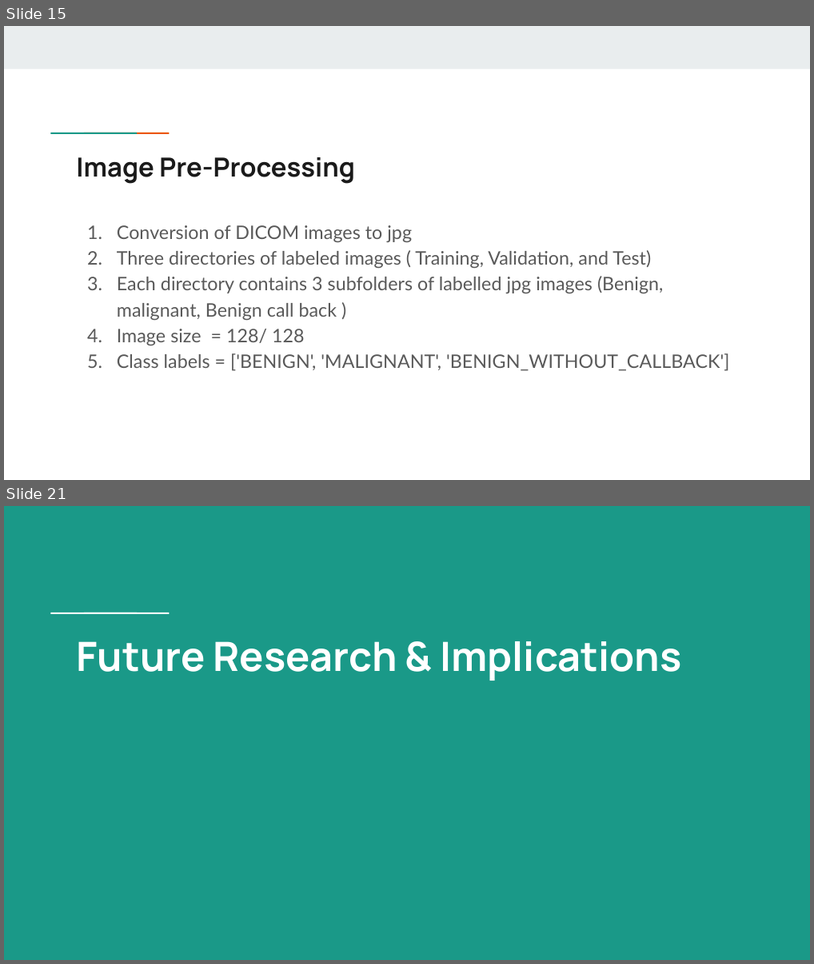
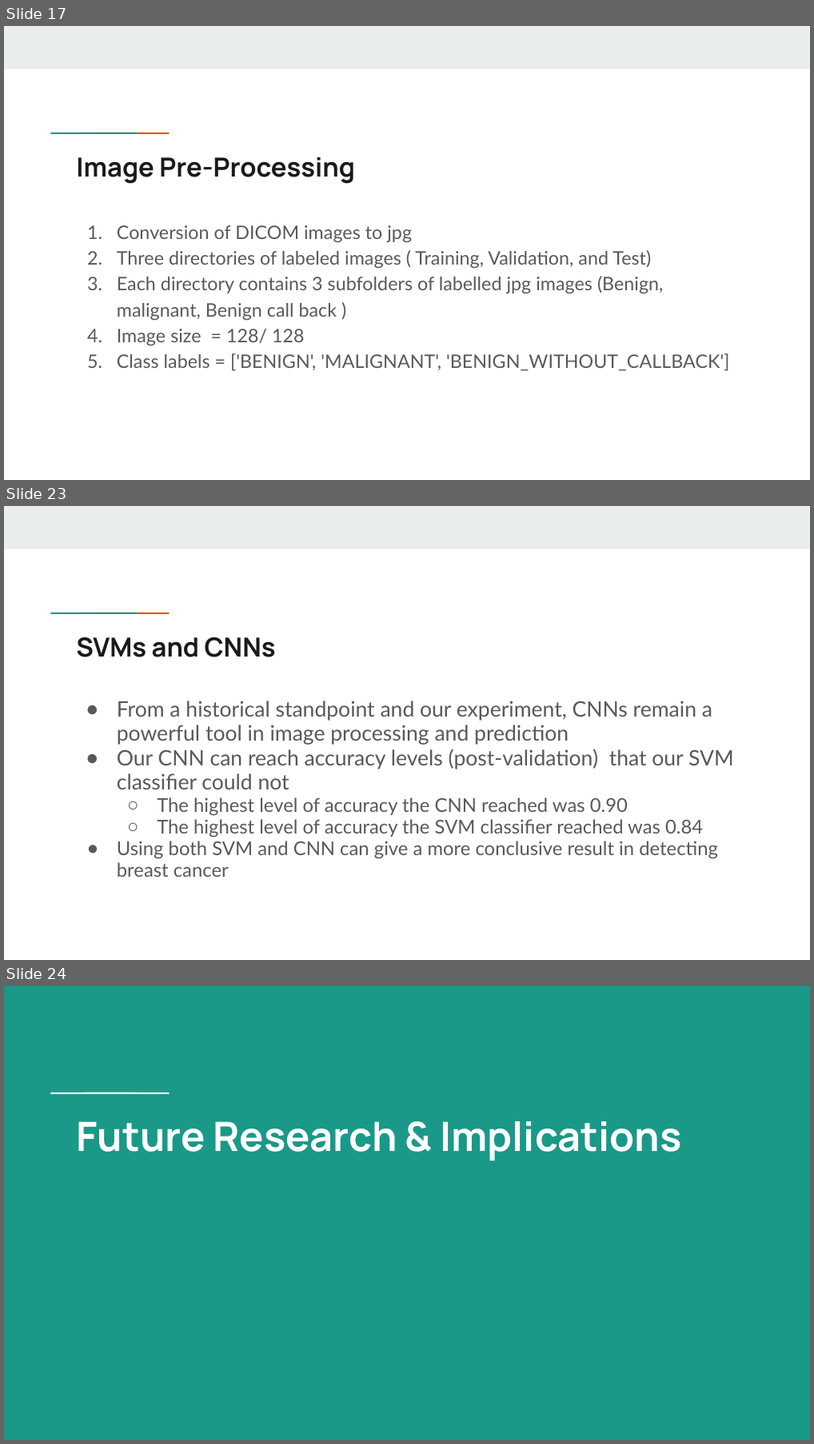
Before and after one commit to lisanvo/aai501-final-project, a slide deck: pptxslides.pptx. Shown one above the other, each under a label of ours: slides 15 and 21 before the commit, slides 17, 23 and 24 after it; the slides between them are not shown. The pictures are 814x964 and 814x1444 pixels, drawn with LibreOffice and Linux fonts; fonts in the diff are those of the drawing. Boxes give left, top, right and bottom in pixels: in the first picture for what was removed or moved away, otherwise in the second. Text is boxed around its words. In the diff, an @@ line names an element or a change of style, - is before the commit and + after.

```diff
--- a/pptxslides.pptx
+++ b/pptxslides.pptx
@@ slide 23 added at (x1=4, y1=506, x2=810, y2=960), background #FFFFFF; not listed: 3 template elements that a slide beside it also shows @@
@@ title added at (x1=76, y1=637, x2=276, y2=657), 23.4 pt, text #1A1A1A, bold @@
+SVMs and CNNs
@@ text added at (x1=117, y1=700, x2=734, y2=876), 17 pt, text #595959 @@
+● From a historical standpoint and our experiment, CNNs remain a powerful tool in image processing and prediction
+● Our CNN can reach accuracy levels (post-validation) that our SVM classifier could not
+  ○ The highest level of accuracy the CNN reached was 0.90
+  ○ The highest level of accuracy the SVM classifier reached was 0.84
+● Using both SVM and CNN can give a more conclusive result in detecting breast cancer
@@ what was slide 15 is now slide 17 @@
@@ what was slide 21 is now slide 24 @@
```
Also in this commit, not shown: 6 slides changed, 5 other slides added, 2 slides removed, 49 other files.
